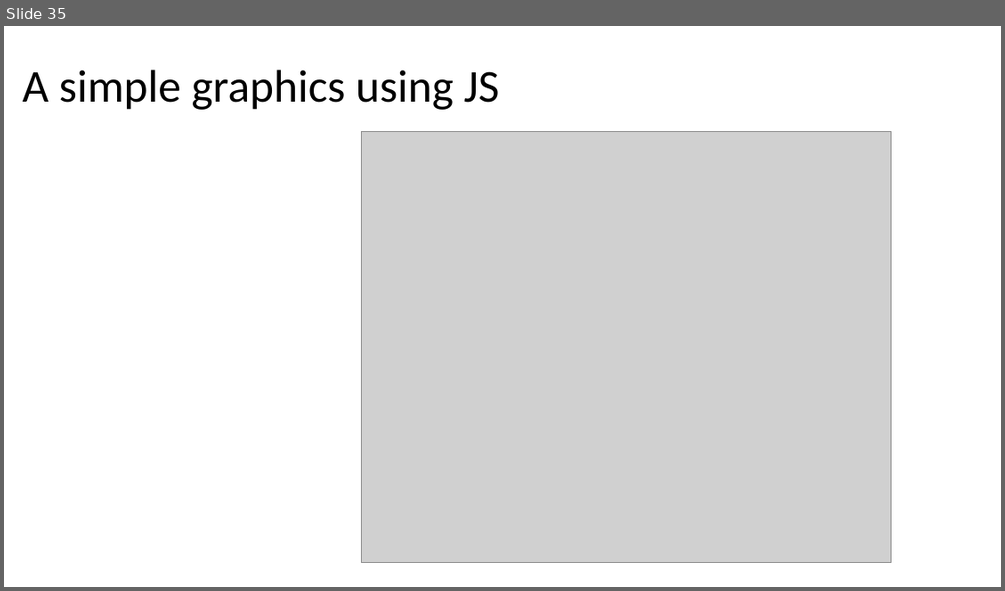
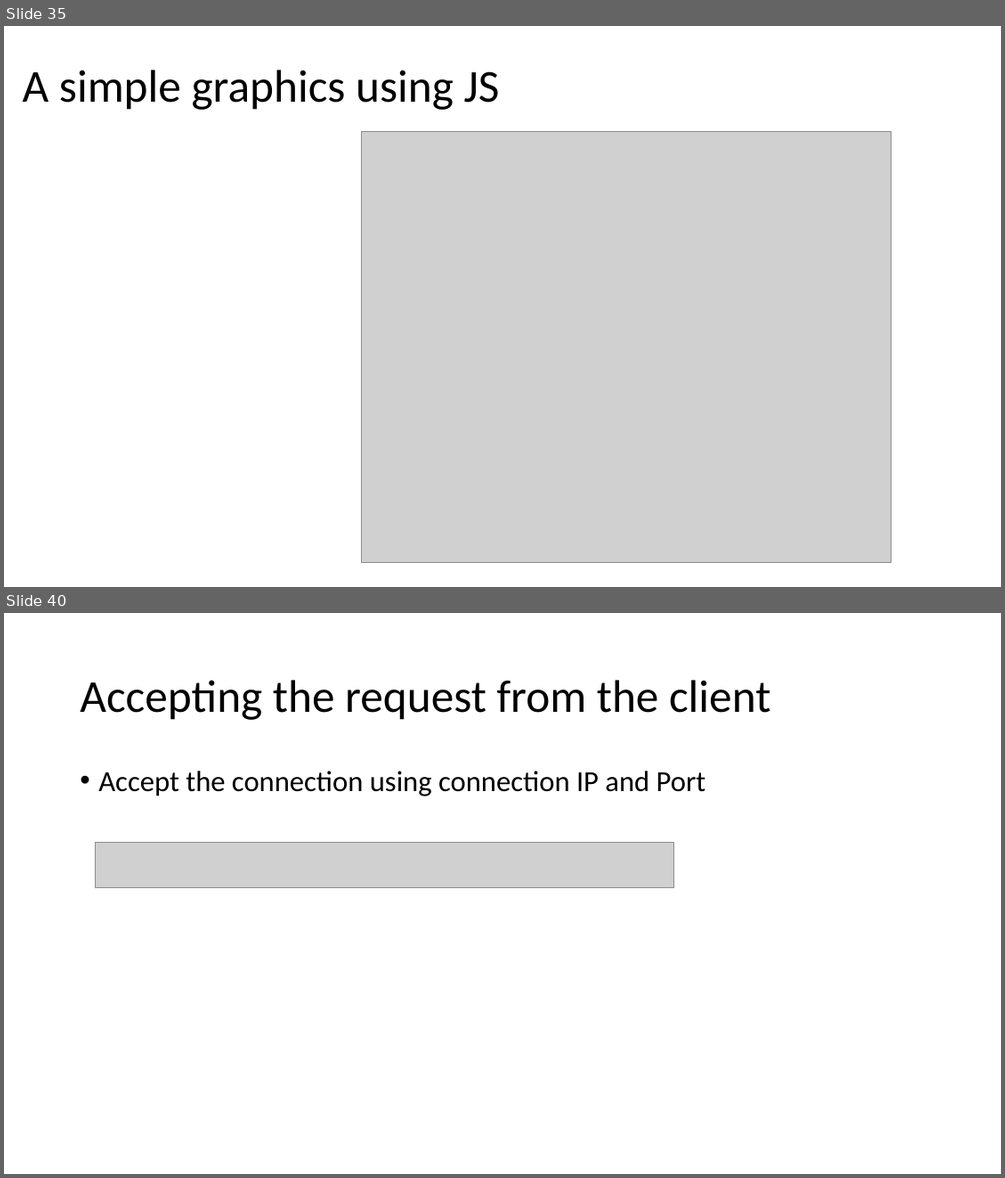
Before and after one commit to sibichakkaravarthy/CSE4004--WebTechnologies, a slide deck: WT_LAB.pptx. Shown one above the other, each under a label of ours: slide 35 before the commit, slides 35 and 40 after it; the slides between them are not shown. The pictures are 1005x591 and 1005x1178 pixels, drawn with LibreOffice and Linux fonts; fonts in the diff are those of the drawing; grey boxes stand for pictures. Boxes give left, top, right and bottom in pixels: in the first picture for what was removed or moved away, otherwise in the second. Text is boxed around its words. In the diff, an @@ line names an element or a change of style, - is before the commit and + after.

```diff
--- a/WT_LAB.pptx
+++ b/WT_LAB.pptx
@@ slide 40 added at (x1=4, y1=613, x2=1001, y2=1174), background #FFFFFF @@
@@ title added at (x1=80, y1=680, x2=770, y2=720), 44 pt, text #000000 @@
+Accepting the request from the client
@@ text added at (x1=98, y1=771, x2=706, y2=796), 28 pt, text #000000 @@
+• Accept the connection using connection IP and Port
@@ picture added at (x1=96, y1=842, x2=674, y2=887) @@
```
Also in this commit, not shown: 2 slides changed, 7 other slides added.
